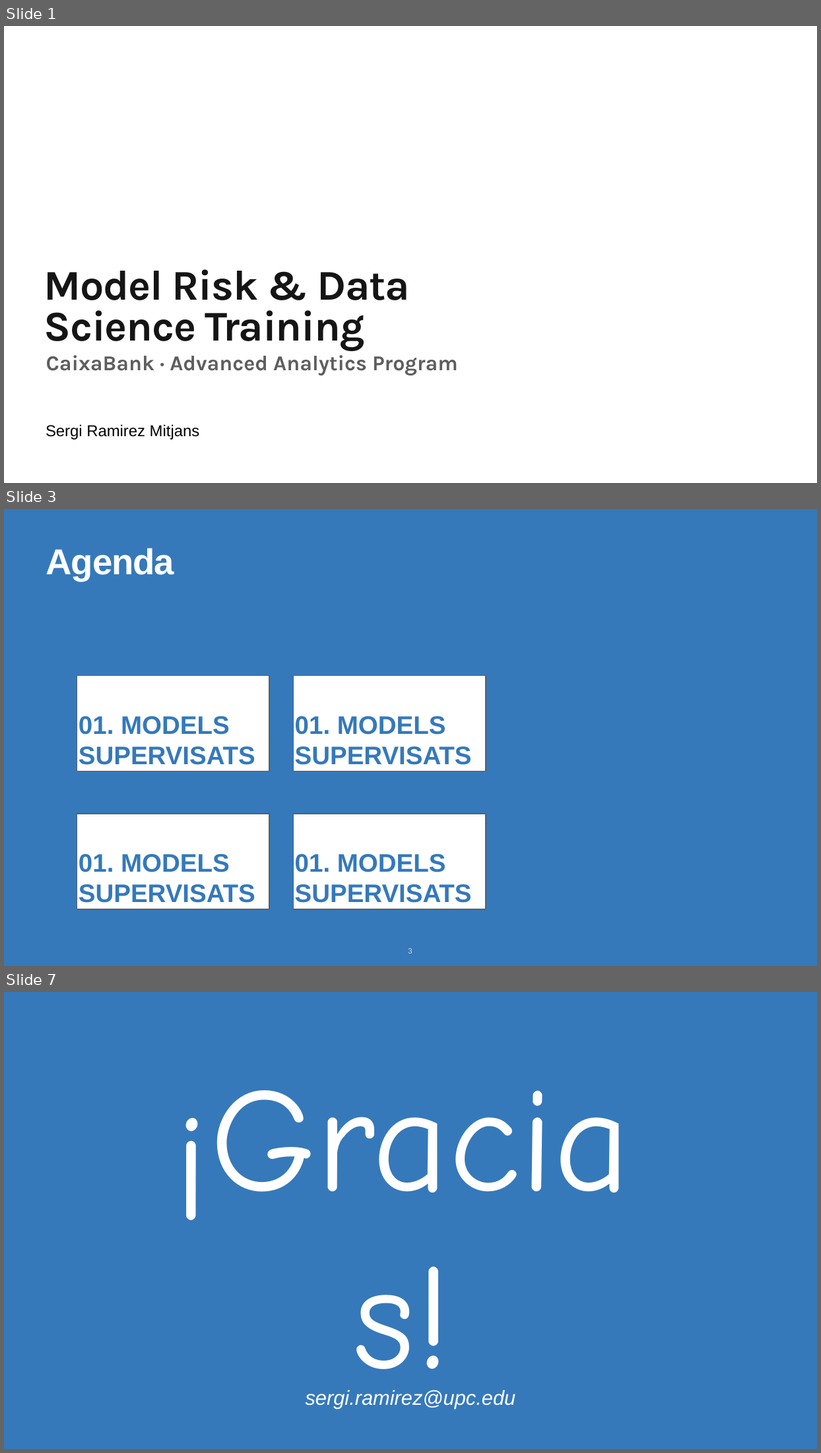
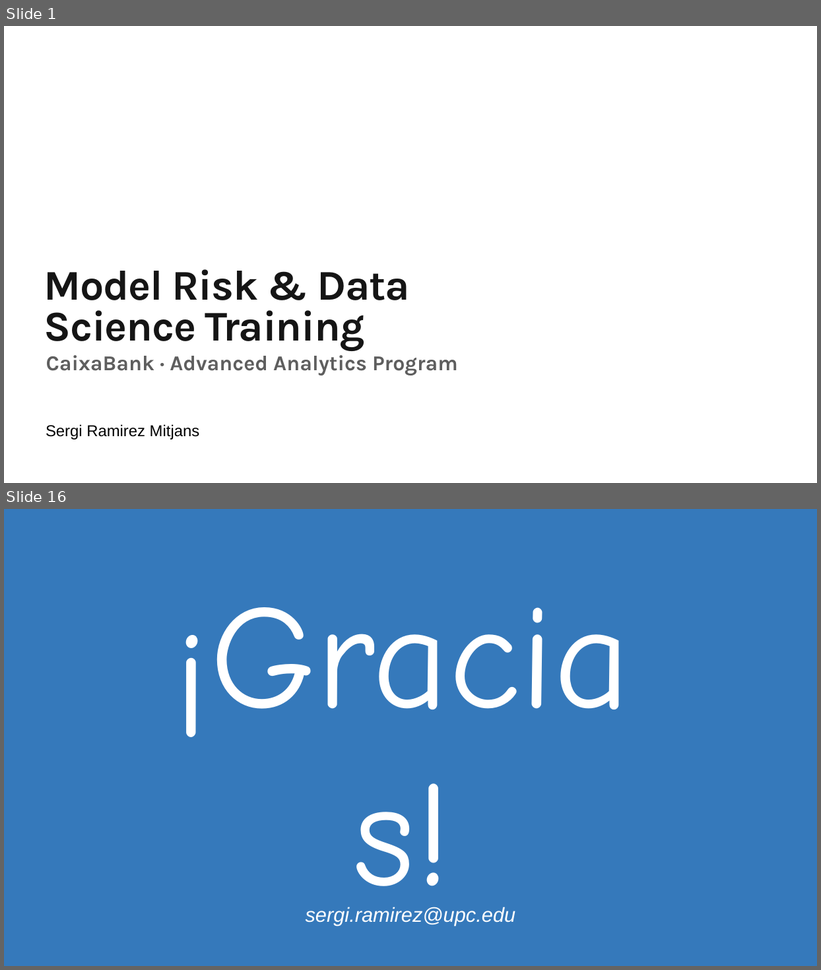
Before and after one commit to ramitjansIA/caixabank_formacion, a slide deck: 26Workshop.pptx. Shown one above the other, each under a label of ours: slides 1, 3 and 7 before the commit, slides 1 and 16 after it; the slides between them are not shown. The pictures are 821x1453 and 821x970 pixels, drawn with LibreOffice and Linux fonts; fonts in the diff are those of the drawing; background and template pictures are left out. Boxes give left, top, right and bottom in pixels: in the first picture for what was removed or moved away, otherwise in the second. Text is boxed around its words. In the diff, an @@ line names an element or a change of style, - is before the commit and + after.

```diff
--- a/26Workshop.pptx
+++ b/26Workshop.pptx
@@ slide 3 removed at (x1=4, y1=509, x2=817, y2=966), background #3579BB @@
@@ title removed at (x1=46, y1=548, x2=175, y2=581) @@
-Agenda
@@ rectangle removed at (x1=77, y1=676, x2=269, y2=772) @@
-01. MODELS SUPERVISATS
@@ rectangle removed at (x1=293, y1=676, x2=485, y2=772) @@
-01. MODELS SUPERVISATS
@@ rectangle removed at (x1=77, y1=814, x2=269, y2=910) @@
-01. MODELS SUPERVISATS
@@ rectangle removed at (x1=293, y1=814, x2=485, y2=910) @@
-01. MODELS SUPERVISATS
@@ page number removed at (x1=408, y1=949, x2=412, y2=954) @@
-3
@@ what was slide 7 is now slide 16 @@
```
Also in this commit, not shown: 1 slide changed, 14 slides added, 3 other slides removed.
